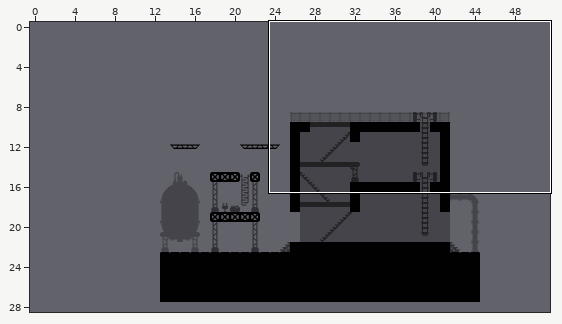
Two versions of a level (Tiled map, Output/Assets/Maps/Map1(test).tmx). Above, an overview of the earlier version with the close-up marked.
Close-up. Before the edit:
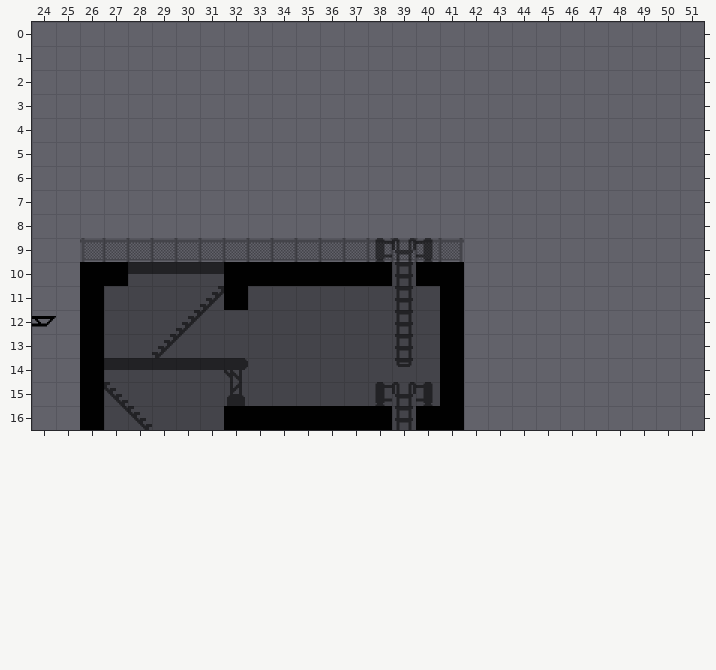
Cells are 32x32 px. Shown: x 24..51, y 0..16. The commit also changed other parts of the map, which this record leaves out. The old version is drawn lined up with the new one.
After the commit:
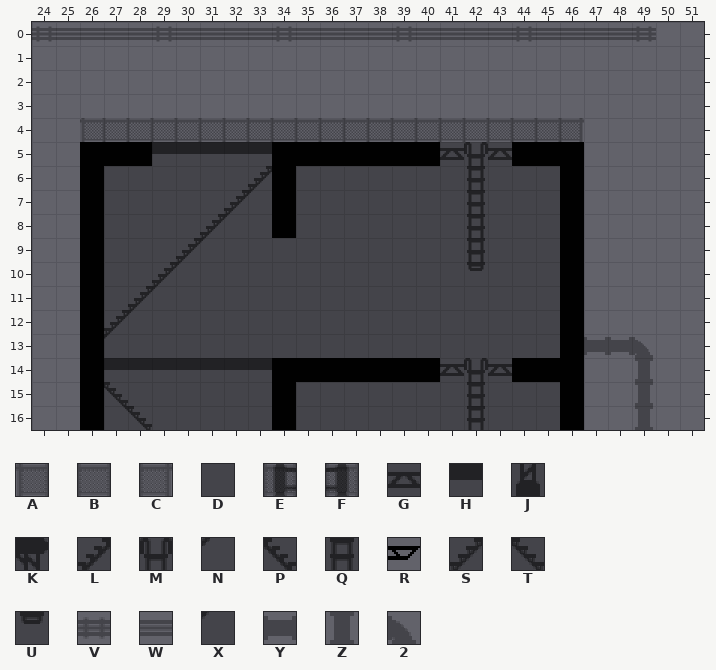
Key: from "Tileset_32x32": A 49, B 50, C 53, D 72, E 155, F 156, G 281, H 352, J 385, K 514, L 567, M 578, N 602, P 604, Q 613, R 633, S 637, T 638, U 648, V 666, W 667, X 672, Y 911, Z 945, 2 947.
_ is an empty cell.
See-through tiles are keyed as they look on the map.
The edit:
map size 50x24 -> 50x29 cells (old content now starts at 13,4; both pictures use the new coordinates)
Layer "Ground":
y 5: x 26..28 ___ -> DDD; x 34..40 _______ -> DDDDDDD; x 44..46 ___ -> DDD
y 6..8: x 26 _ -> D; x 34 _ -> D; x 46 _ -> D
y 9: x 26 _ -> D; x 46 _ -> D
y 10: x 27 D -> _; x 32..38 DDDDDDD -> _______; x 40..41 DD -> __; x 46 _ -> D
y 11: x 32 D -> _; x 41 D -> _; x 46 _ -> D
y 12: x 24 R -> _; x 41 D -> _; x 46 _ -> D
y 13: x 41 D -> _; x 46 _ -> D
y 14: x 34..41 _______D -> DDDDDDD_; x 44..46 ___ -> DDD
y 15: x 34 _ -> D; x 41 D -> _; x 46 _ -> D
y 16: x 32..33 DD -> __; x 35..38 DDDD -> ____; x 40..41 DD -> __; x 46 _ -> D
Layer "Details":
y 5: x 29..33 _____ -> HHHHH; x 41..43 ___ -> GMG
y 6: x 33 _ -> S; x 42 _ -> Q
y 7: x 32..33 __ -> SX; x 42 _ -> Q
y 8: x 31..32 __ -> SX; x 42 _ -> Q
y 9: x 30..31 __ -> SX; x 38..40 EMF -> ___; x 42 _ -> Q
y 10: x 28..31 HHHH -> _SX_; x 39 Q -> _; x 42 _ -> U
y 11: x 28..29 __ -> SX; x 31 L -> _; x 39 Q -> _
y 12: x 27..28 __ -> SX; x 30..31 LN -> __; x 39 Q -> _
y 13: x 27 _ -> X; x 29..30 LN -> __; x 39 Q -> _
y 14: x 32..33 K_ -> HH; x 39 U -> _; x 41..43 ___ -> GMG
y 15: x 27 P -> T; x 32 J -> _; x 38..40 EMF -> ___; x 42 _ -> Q
y 16: x 28 P -> T; x 39 Q -> _; x 42 _ -> Q
Layer "Background":
y 0: x 24..49 __________________________ -> VWWWWVWWWWVWWWWVWWWWVWWWWV
y 4: x 26..46 _____________________ -> ABBBBBBBBBBBBBBBBBBBC
y 5..8: x 26..45 ____________________ -> DDDDDDDDDDDDDDDDDDDD
y 9: x 26..45 ABBBBBBBBBBBBBBC____ -> DDDDDDDDDDDDDDDDDDDD
y 10..12: x 42..45 ____ -> DDDD
y 13: x 42..45 ____ -> DDDD; x 47..49 ___ -> YY2
y 14..16: x 42..45 ____ -> DDDD; x 49 _ -> Z
Boxes around the changes in both close-ups, in picture pixels (x1, y1, x2, y2):
added: (32, 26, 656, 42)
changed: (80, 118, 653, 430)
removed: (32, 316, 56, 327)
